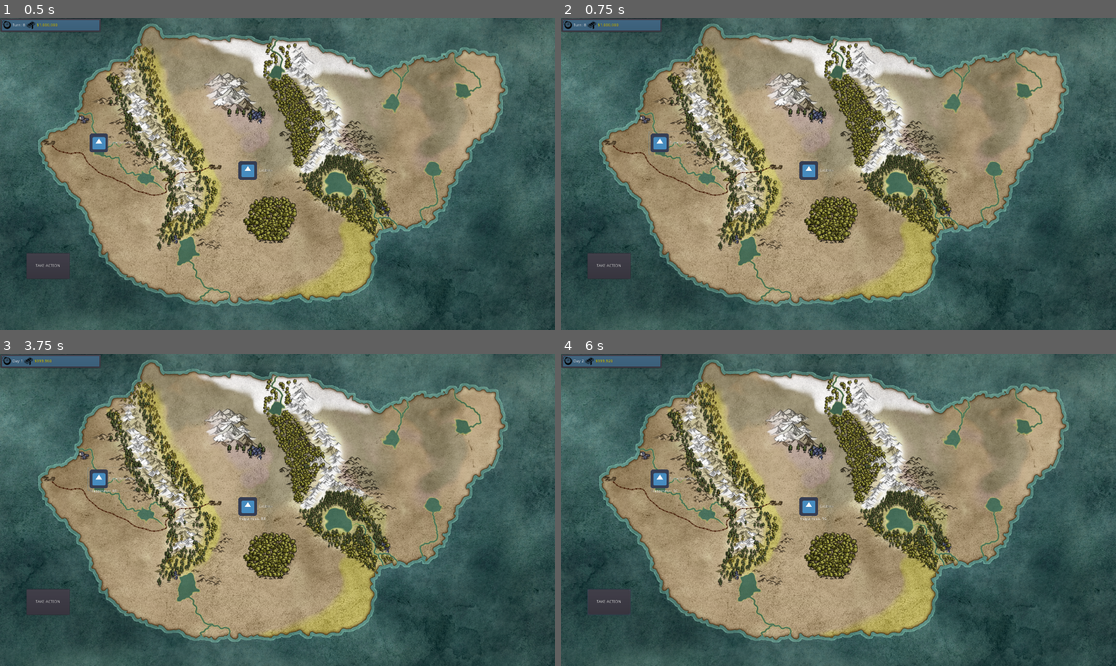
Above: before the commit, frames 1-4 (two rows, left to right).
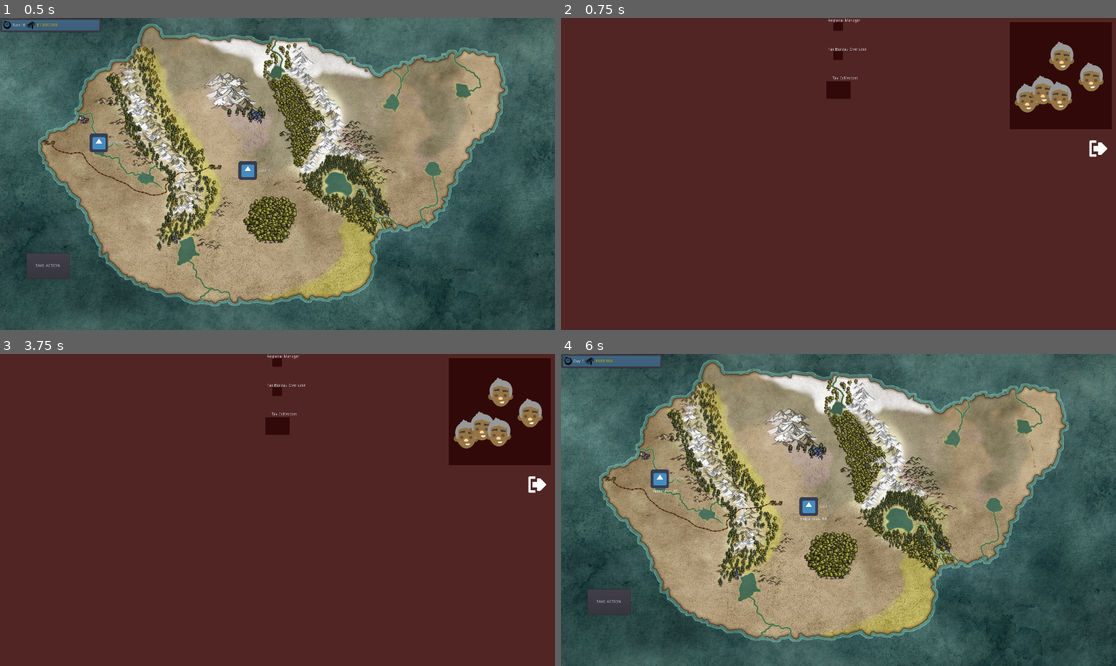
Above: after the commit, the same moments.

Repository: poohshoes/GMTK2020
Game: Godot game, scene res://World.tscn
Same seed, same stepped clock (60 frames per second), same inputs: the game is played once before the commit and once after it. The engine's default icon, where the game draws it, is replaced by a stand-in: a white triangle on a blue panel in a dark square.
Inputs (mouse positions are in pixels of both pictures, inside the frame that each line leads up to):
- Up to frame 1 (0.5 s): no input
- Up to frame 2 (0.75 s): click "Superpotamia" at 0.5 s
- Up to frame 3 (3.75 s): click "Gibbinz" at 1.25 s; click (538, 481) at 2.02 s; click "TAKE ACTION" at 2.75 s; click "Superpotamia" at 3.5 s
- Up to frame 4 (6 s): click "Gibbinz" at 4.25 s; click "TAKE ACTION" at 5 s; click (1099, 481) at 5.77 s

Frame 1 is identical in both runs. In frame 2, 99% of the frame differs, in the area x 0-100%, y 0-100%; in frame 3, 99%; in frame 4, less than 0.1%.

Commit message:
Region buttons open the region jobs screen.

Diff:
--- a/MultiJob.gd
+++ b/MultiJob.gd
@@ -1,11 +1,17 @@
 extends Node2D
 
-#export var isUnderMouse = false
+export(int) var width;
+export(int) var height;
 
 var parent = null
 var children = []
 
 var employee = null
+
+func _ready():
+	var rect = $Background.get_rect()
+	width = rect.size.x
+	height = rect.size.y + rect.position.y
 
 func set_title(text):
 	$Title.text = text
--- a/MultiJob.tscn
+++ b/MultiJob.tscn
@@ -10,7 +10,7 @@
 margin_top = 17.0
 margin_right = 42.0
 margin_bottom = 78.0
-color = Color( 0.435294, 0, 0.631373, 1 )
+color = Color( 0.192157, 0.0352941, 0.0352941, 1 )
 __meta__ = {
 "_edit_use_anchors_": false
 }
--- a/RegionJobs.gd
+++ b/RegionJobs.gd
@@ -81,6 +81,9 @@
 	if (parent != null):
 		parent.children.append(child)
 
+func _on_TextureButton_pressed():
+	hide()
+
 #func get_single_job(labelText, parent):
 #	var result = singleJobTemplate.instance()
 #	add_child(result)
--- a/RegionJobs.tscn
+++ b/RegionJobs.tscn
@@ -1,17 +1,39 @@
-[gd_scene load_steps=2 format=2]
+[gd_scene load_steps=3 format=2]
 
 [ext_resource path="res://RegionJobs.gd" type="Script" id=1]
+[ext_resource path="res://images/exitRight.png" type="Texture" id=2]
 
 [node name="Node2D" type="Node2D"]
 position = Vector2( -1, 2 )
 script = ExtResource( 1 )
 
+[node name="ColorRect" type="ColorRect" parent="."]
+margin_left = -48.0
+margin_top = -42.0
+margin_right = 1982.0
+margin_bottom = 1120.0
+color = Color( 0.321569, 0.145098, 0.145098, 1 )
+__meta__ = {
+"_edit_use_anchors_": false
+}
+
 [node name="EmployeePool" type="ColorRect" parent="."]
 margin_left = 1554.0
 margin_top = 13.0
-margin_right = 1917.0
+margin_right = 1906.0
 margin_bottom = 382.0
-color = Color( 0.0352941, 0.192157, 0.0431373, 1 )
+color = Color( 0.192157, 0.0352941, 0.0352941, 1 )
 __meta__ = {
 "_edit_use_anchors_": false
 }
+
+[node name="TextureButton" type="TextureButton" parent="."]
+margin_left = 1804.54
+margin_top = 395.98
+margin_right = 1904.54
+margin_bottom = 495.98
+texture_normal = ExtResource( 2 )
+__meta__ = {
+"_edit_use_anchors_": false
+}
+[connection signal="pressed" from="TextureButton" to="." method="_on_TextureButton_pressed"]
--- a/Scenes/Region.gd
+++ b/Scenes/Region.gd
@@ -10,6 +10,8 @@
 var taxes = 10
 var imports = 20
 var last_income = 0
+
+var regionJobs
 
 # Called when the node enters the scene tree for the first time.
 func _ready():
@@ -26,3 +28,7 @@
 	$RegionButton/HappinessLabel.set_happiness(happiness)
 	# Pass the income
 	return IMPORT_MONEY_FACTOR * imports
+
+
+func _on_RegionButton_pressed():
+	regionJobs.show()
--- a/Scenes/Region.tscn
+++ b/Scenes/Region.tscn
@@ -11,3 +11,4 @@
 margin_top = -1.45766
 margin_right = 134.698
 margin_bottom = 81.5424
+[connection signal="pressed" from="RegionButton" to="." method="_on_RegionButton_pressed"]
--- a/SingleJob.tscn
+++ b/SingleJob.tscn
@@ -10,7 +10,7 @@
 margin_top = 13.3568
 margin_right = 15.8379
 margin_bottom = 43.3568
-color = Color( 0.0235294, 0.529412, 0.482353, 1 )
+color = Color( 0.192157, 0.0352941, 0.0352941, 1 )
 __meta__ = {
 "_edit_use_anchors_": false
 }
--- a/World.gd
+++ b/World.gd
@@ -5,9 +5,12 @@
 var payroll = 0
 var income
 
+var regionJobs = []
+
 # Called when the node enters the scene tree for the first time.
 func _ready():
-	pass # Replace with function body.
+	for region in $Regions.get_children():
+		setup_region_jobs(region)
 
 func tick():
 	# Going to need to:
@@ -23,3 +26,12 @@
 	$ResourcesPanel/MarginContainer/HBoxContainer/MoneyLabel.set_money(money)
 	action += 1
 	$ResourcesPanel/MarginContainer/HBoxContainer/TurnLabel.set_tick(action)
+
+
+func setup_region_jobs(region):
+	var regionJobsTemplate = load("res://RegionJobs.tscn")
+	var regionJob = regionJobsTemplate.instance()
+	add_child(regionJob)
+	regionJob.hide()
+	region.regionJobs = regionJob
+	regionJobs.append(regionJob)
Binary file added: images/exitRight.png
Not shown, added: images/exitRight.png.import
Binary file added: images/locked.png
Not shown, added: images/locked.png.import
